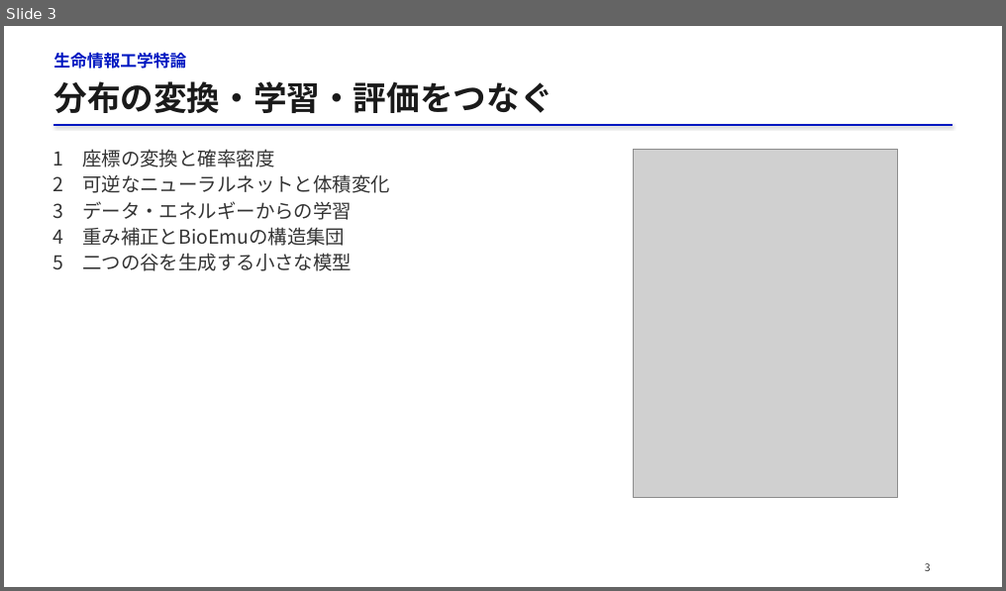
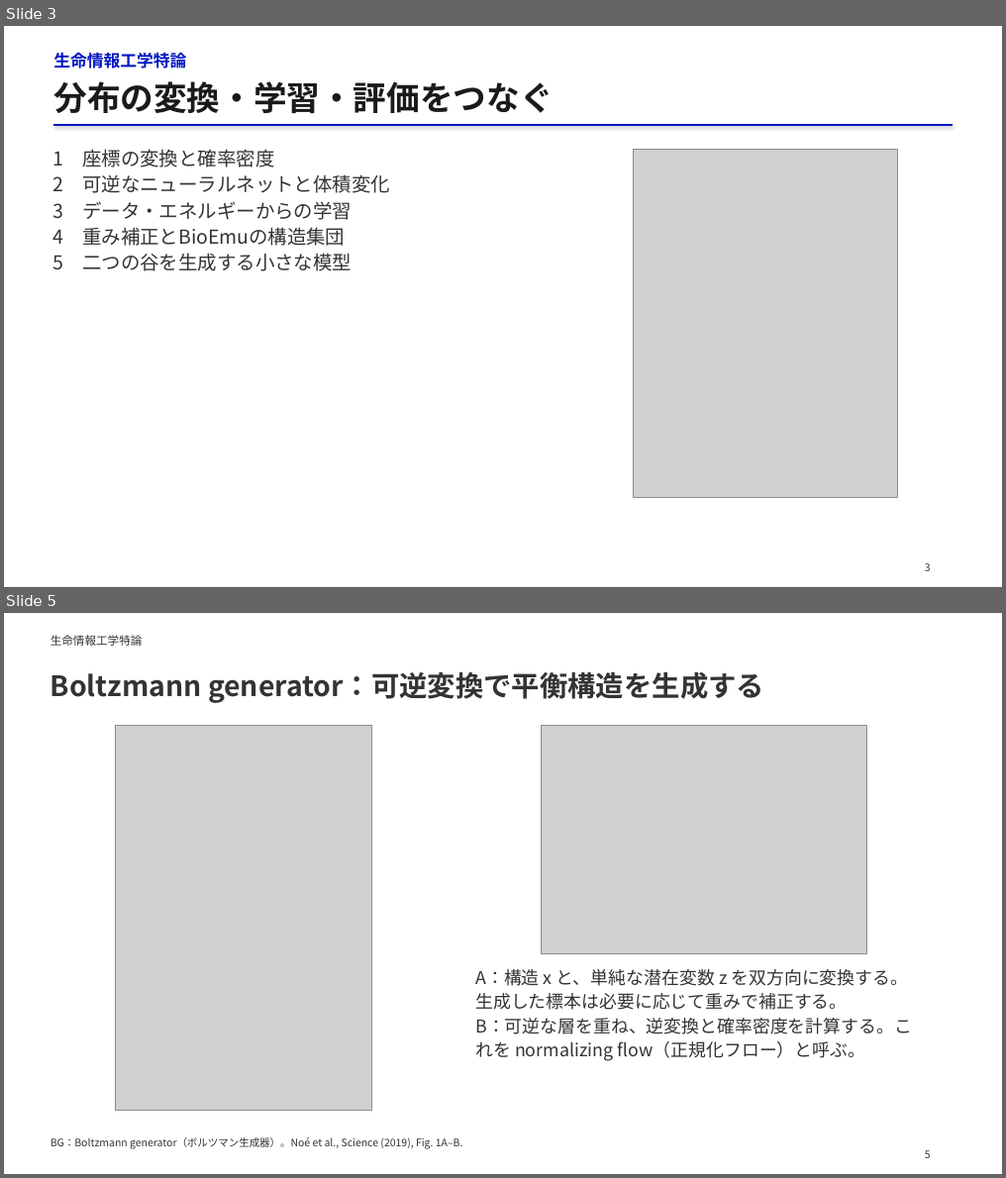
Before and after one commit to matsunagalab/lecture_bioinfo, a slide deck: 13_構造集団を生成するAI/13_構造集団を生成するAI.pptx. Shown one above the other, each under a label of ours: slide 3 before the commit, slides 3 and 5 after it; the slides between them are not shown. The pictures are 1006x591 and 1006x1178 pixels, drawn with LibreOffice and Linux fonts; fonts in the diff are those of the drawing; grey boxes stand for pictures. Boxes give left, top, right and bottom in pixels: in the first picture for what was removed or moved away, otherwise in the second. Text is boxed around its words. In the diff, an @@ line names an element or a change of style, - is before the commit and + after.

Commit message:
第13回の研究図と生成分布の説明を改善

```diff
--- a/13_構造集団を生成するAI/13_構造集団を生成するAI.pptx
+++ b/13_構造集団を生成するAI/13_構造集団を生成するAI.pptx
@@ slide 5 added at [4,613,1002,1174], background #FFFFFF @@
@@ text added at [51,635,143,646], 11 pt, text #333333 @@
+生命情報工学特論
@@ text added at [51,672,764,703], 27 pt, text #333333, bold @@
+Boltzmann generator：可逆変換で平衡構造を生成する
@@ picture added at [115,725,372,1111] @@
@@ picture added at [542,725,866,954] @@
@@ text added at [475,969,912,1061], 17 pt, text #333333 @@
+A：構造 x と、単純な潜在変数 z を双方向に変換する。生成した標本は必要に応じて重みで補正する。
+B：可逆な層を重ね、逆変換と確率密度を計算する。これを normalizing flow（正規化フロー）と呼ぶ。
@@ text added at [51,1138,463,1150], 10 pt, text #333333 @@
+BG：Boltzmann generator（ボルツマン生成器）。Noé et al., Science (2019), Fig. 1A–B.
@@ text added at [925,1151,931,1158], 10 pt, text #333333 @@
+5
```
Also in this commit, not shown: 13 slides changed, 9 other slides added, 10 slides removed, 2 other files.
